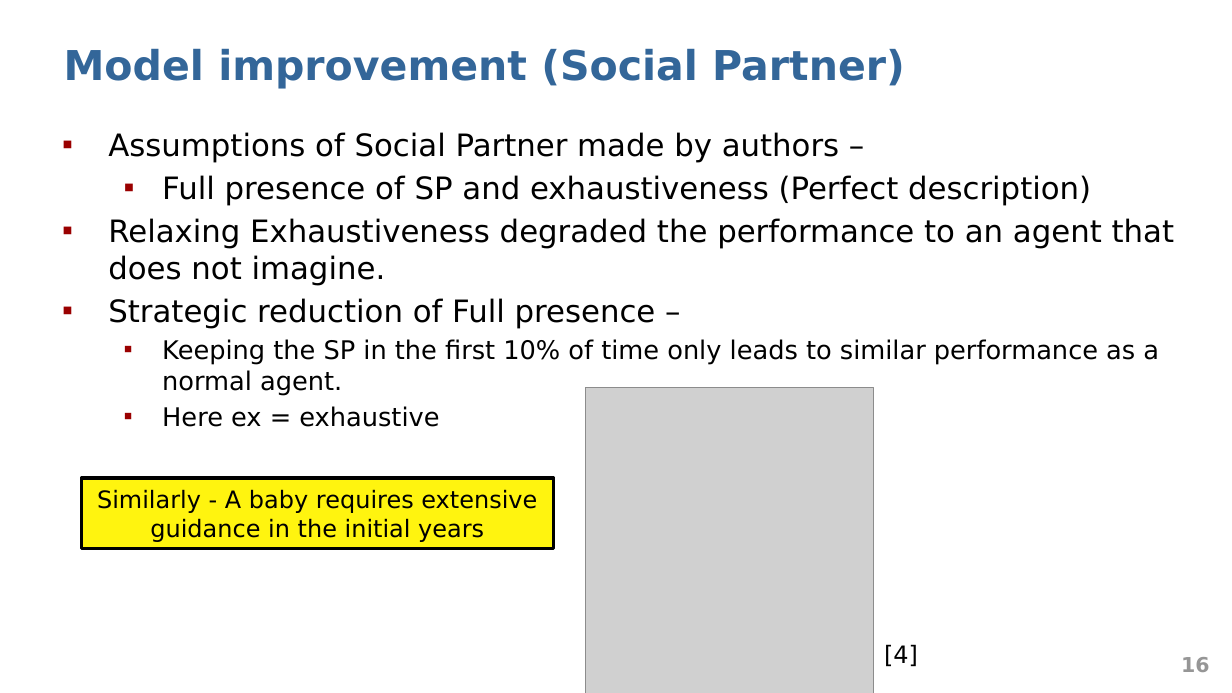
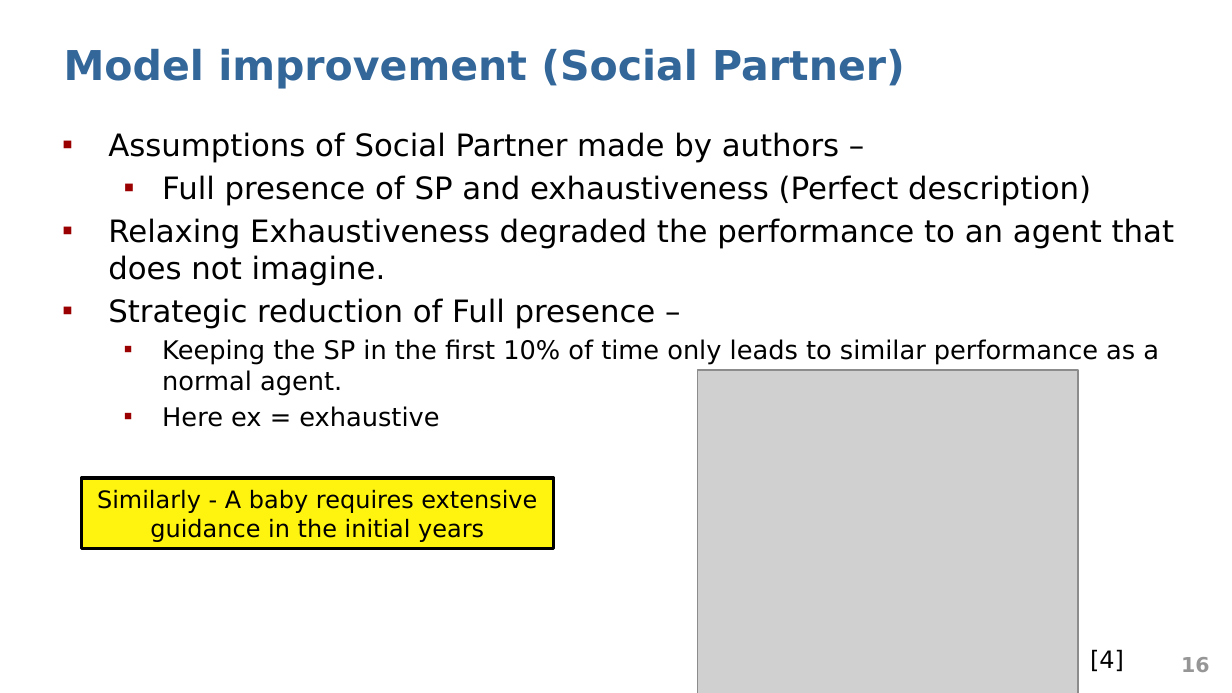
Before and after one commit to abduskhazi/deep-reinforcement-learning-seminar, a slide deck: slide 16 of presentation.pptx. Drawn at 1232x693 pixels with LibreOffice and Linux fonts; fonts in the diff are those of the drawing; grey boxes stand for pictures. Boxes give left, top, right and bottom in pixels: in the first picture for what was removed or moved away, otherwise in the second. Text is boxed around its words. In the diff, an @@ line names an element or a change of style, - is before the commit and + after.

```diff
--- a/presentation.pptx
+++ b/presentation.pptx
@@ picture removed at bbox=[585, 388, 873, 693] @@
@@ picture added at bbox=[697, 370, 1078, 693] @@
@@ text "[4]": place and size @@
-text "[4]" at bbox=[884, 644, 918, 667]
+text "[4]" at bbox=[1090, 649, 1124, 672]
```
Also in this commit, not shown: 1 slide added, 1 slide removed.
